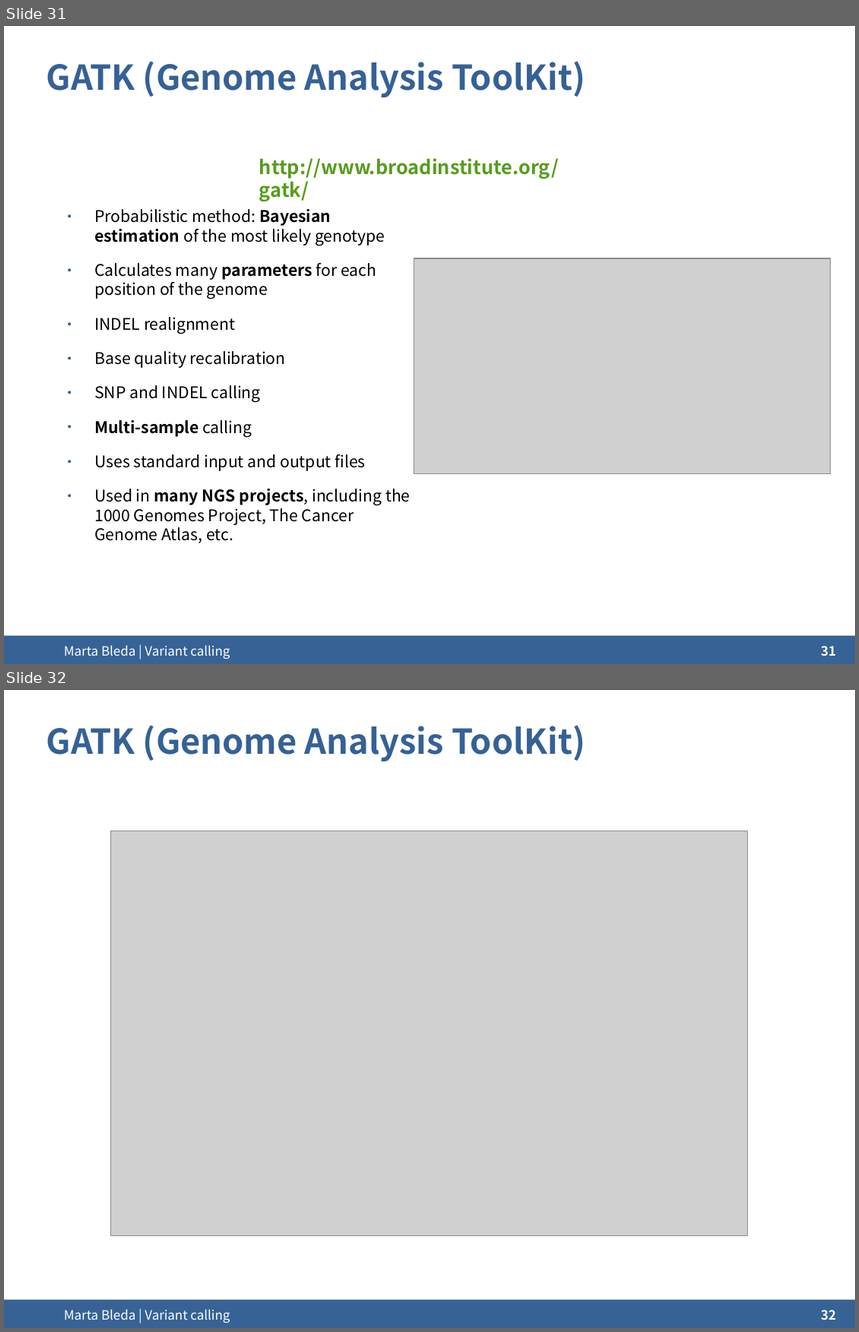
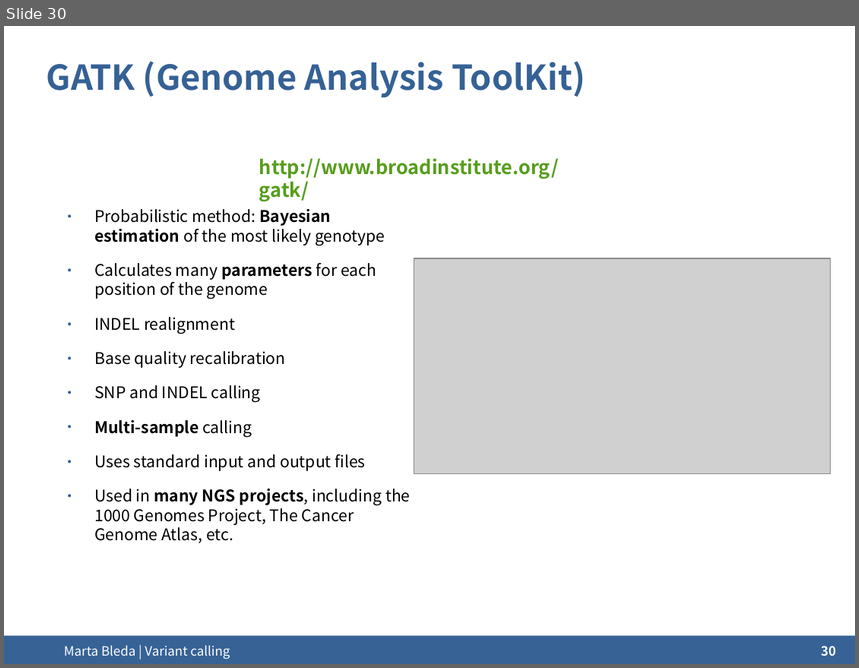
Before and after one commit to ngs-course/ngs-course.github.io, a slide deck: Course_Materials/variant_calling/presentation/2015-Cambridge_variant_calling.odp. Shown one above the other, each under a label of ours: slides 31 and 32 before the commit, slide 30 after it. The pictures are 859x1332 and 859x668 pixels, drawn with LibreOffice and Linux fonts; fonts in the diff are those of the drawing; grey boxes stand for pictures; background and template pictures are left out. Boxes give left, top, right and bottom in pixels: in the first picture for what was removed or moved away, otherwise in the second. Text is boxed around its words. In the diff, an @@ line names an element or a change of style, - is before the commit and + after.

Commit message:
Calling: updated presentation

```diff
--- a/Course_Materials/variant_calling/presentation/2015-Cambridge_variant_calling.odp
+++ b/Course_Materials/variant_calling/presentation/2015-Cambridge_variant_calling.odp
@@ slide 32 removed at [4, 690, 855, 1328], background #FFFFFF; not listed: 1 template element that a slide beside it also shows @@
@@ title removed at [47, 725, 585, 761] @@
-GATK (Genome Analysis ToolKit)
@@ picture removed at [111, 831, 749, 1236] @@
@@ text removed at [64, 1309, 230, 1323] @@
-Marta Bleda | Variant calling
@@ page number removed at [821, 1310, 836, 1320] @@
-32
@@ what was slide 31 is now slide 30 @@
@@ page number at [821, 646, 836, 656]: text changed @@
-31
+30
```
Also in this commit, not shown: 3 slides changed, 1 other slide removed, 1 other file.
